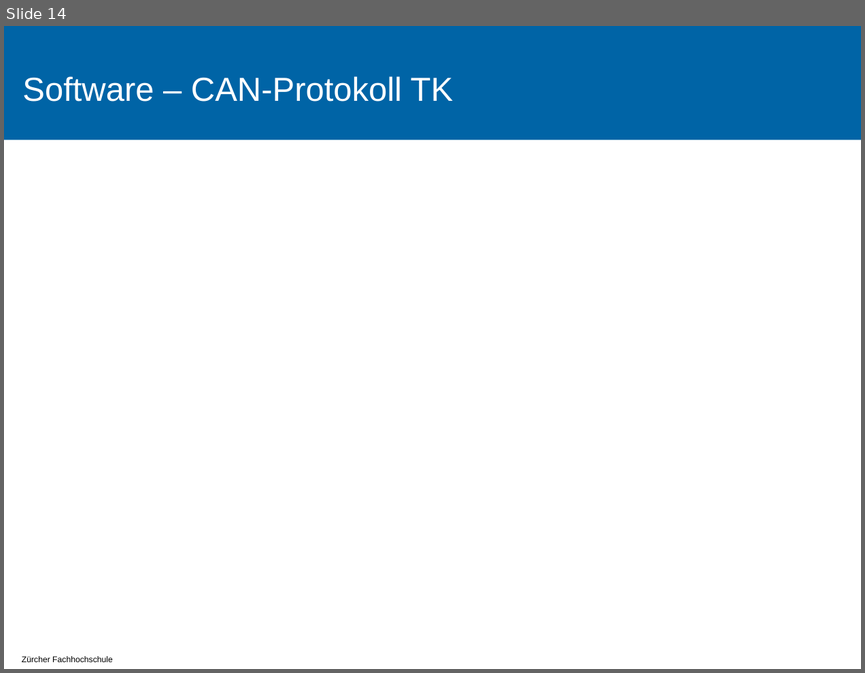
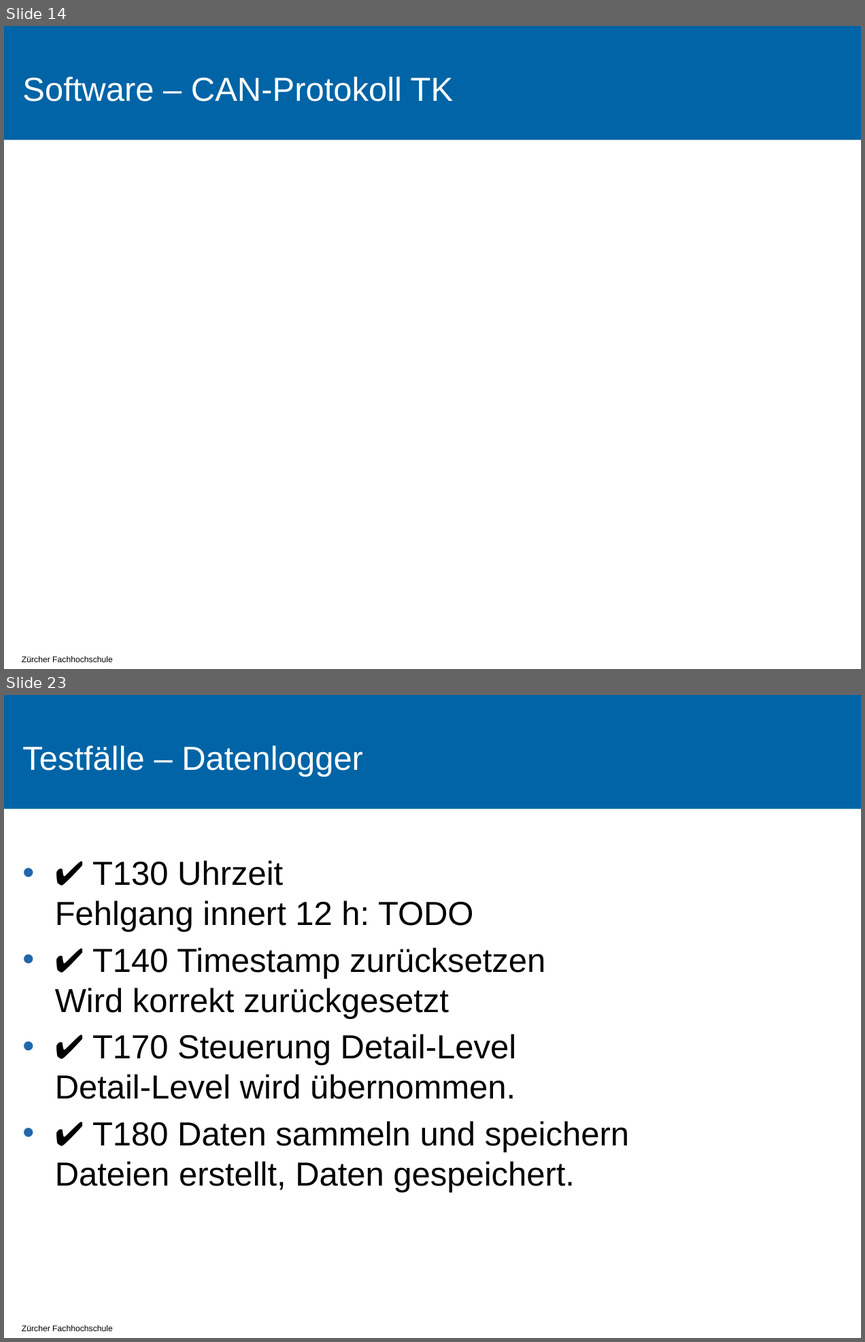
Before and after one commit to tokeller/WeKeBA, a slide deck: 9001_Praesentation/Praesentation.pptx. Shown one above the other, each under a label of ours: slide 14 before the commit, slides 14 and 23 after it; the slides between them are not shown. The pictures are 865x673 and 865x1342 pixels, drawn with LibreOffice and Linux fonts; fonts in the diff are those of the drawing; background and template pictures are left out. Boxes give left, top, right and bottom in pixels: in the first picture for what was removed or moved away, otherwise in the second. Text is boxed around its words. In the diff, an @@ line names an element or a change of style, - is before the commit and + after.

```diff
--- a/9001_Praesentation/Praesentation.pptx
+++ b/9001_Praesentation/Praesentation.pptx
@@ slide 23 added at [4,695,861,1338], background #FFFFFF; not listed: 2 template elements that a slide beside it also shows @@
@@ title added at [22,745,363,777], 28 pt, text #FFFFFF @@
+Testfälle – Datenlogger
@@ text added at [55,860,629,1192], 28 pt, text #000000 @@
+• ✔ T130 Uhrzeit
+  Fehlgang innert 12 h: TODO
+• ✔ T140 Timestamp zurücksetzen
+  Wird korrekt zurückgesetzt
+• ✔ T170 Steuerung Detail-Level
+  Detail-Level wird übernommen.
+• ✔ T180 Daten sammeln und speichern
+  Dateien erstellt, Daten gespeichert.
```
Also in this commit, not shown: 4 slides changed, 8 other slides added, 1 slide removed.
